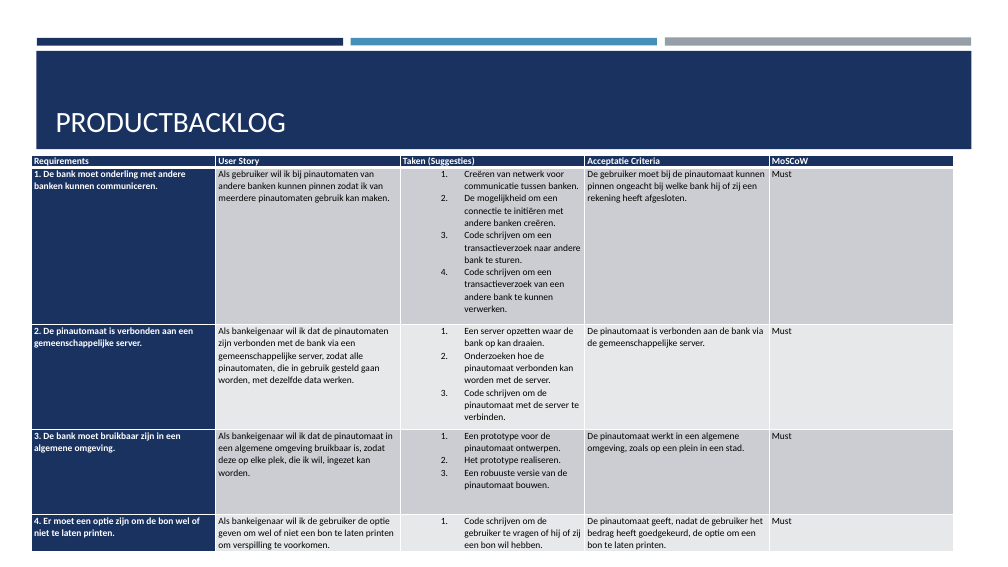
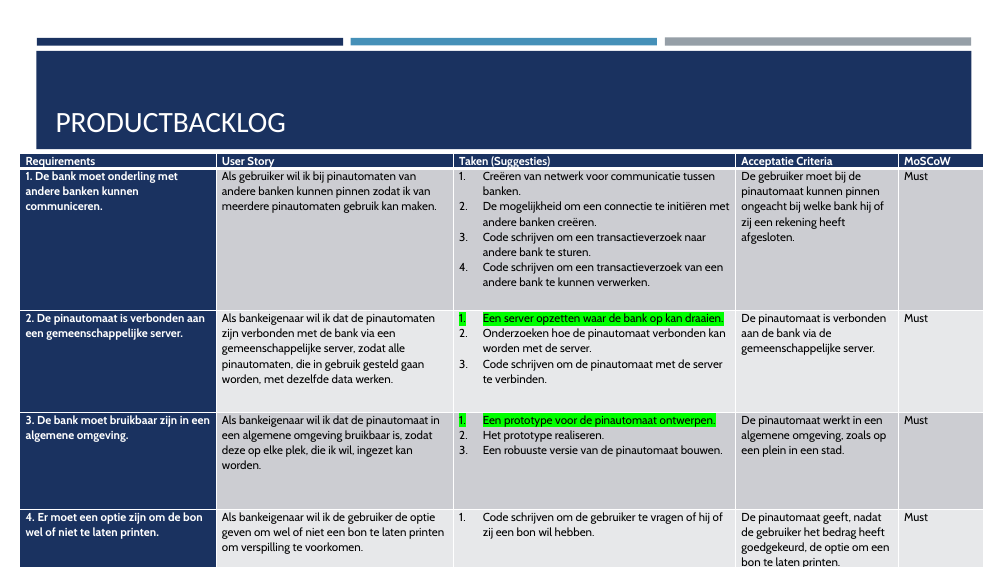
Before and after one commit to BruddaCode/Project-3-4-Bank, a slide deck: slide 14 of documentatie/po presentaties/60% presentatie.pptm. Drawn at 1008x567 pixels with LibreOffice and Linux fonts; fonts in the diff are those of the drawing. Boxes give left, top, right and bottom in pixels: in the first picture for what was removed or moved away, otherwise in the second. Text is boxed around its words. In the diff, an @@ line names an element or a change of style, - is before the commit and + after.

```diff
--- a/documentatie/po presentaties/60% presentatie.pptm
+++ b/documentatie/po presentaties/60% presentatie.pptm
@@ table at <box>20,154,983,567</box> @@
@@ size 9 to 11 pt, font Calibri to Cabin @@
@@ highlight none to #00FF00 in "Een server opzetten waar de bank op ...", "Een prototype voor de pinautomaat ontwerpen." @@
@@ list level 2 to 1 in "Creëren van netwerk voor communicatie ..." @@
@@ list level 2 to 1 in "De mogelijkheid om een connectie ..." @@
@@ list level 2 to 1 in "Code schrijven om een transactieverzoek ..." @@
@@ list level 2 to 1 in "Een server opzetten waar de ..." @@
@@ list level 2 to 1 in "Onderzoeken hoe de pinautomaat verbonden ..." @@
@@ list level 2 to 1 in "Code schrijven om de pinautomaat ..." @@
@@ list level 2 to 1 in "Een prototype voor de pinautomaat ..." @@
@@ list level 2 to 1 in "Het prototype realiseren." @@
@@ list level 2 to 1 in "Een robuuste versie van de ..." @@
@@ list level 2 to 1 in "Code schrijven om de gebruiker ..." @@
@@ table: place and size @@
-table at <box>31,155,954,554</box>
+table at <box>20,154,983,567</box>
```
Also in this commit, not shown: 8 other slides changed, 1 slide removed, 2 other files.
